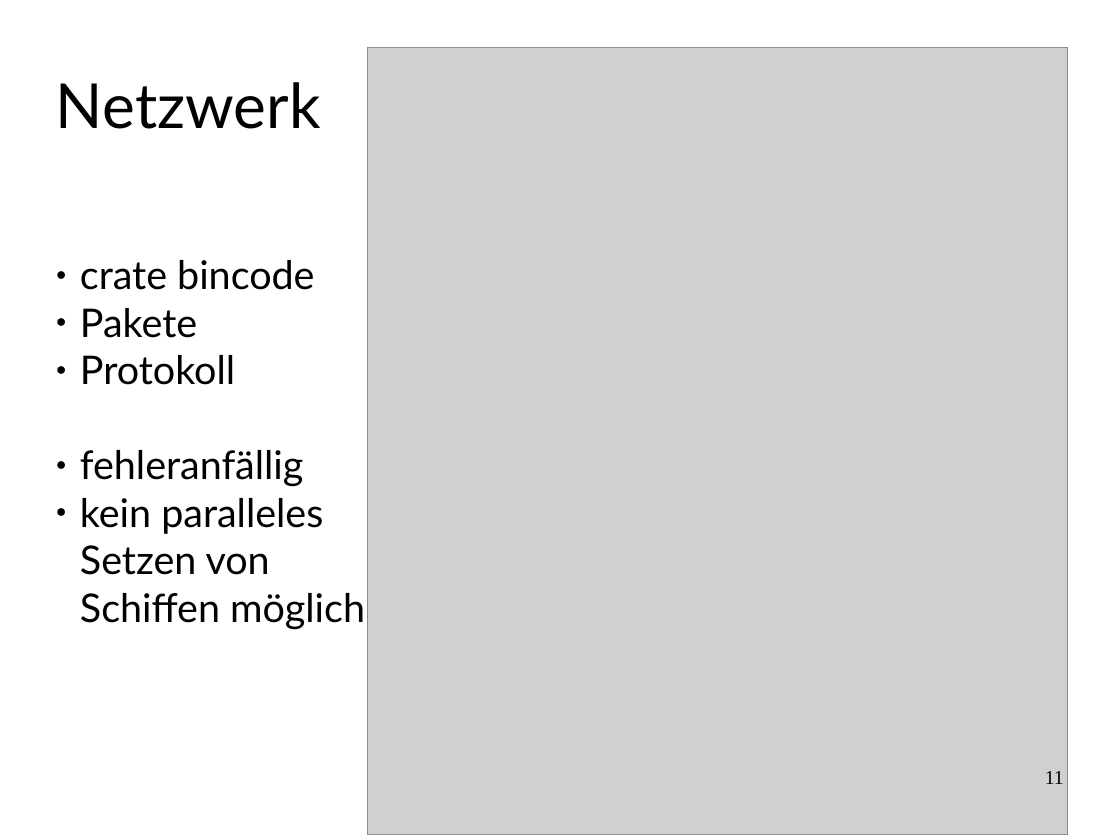
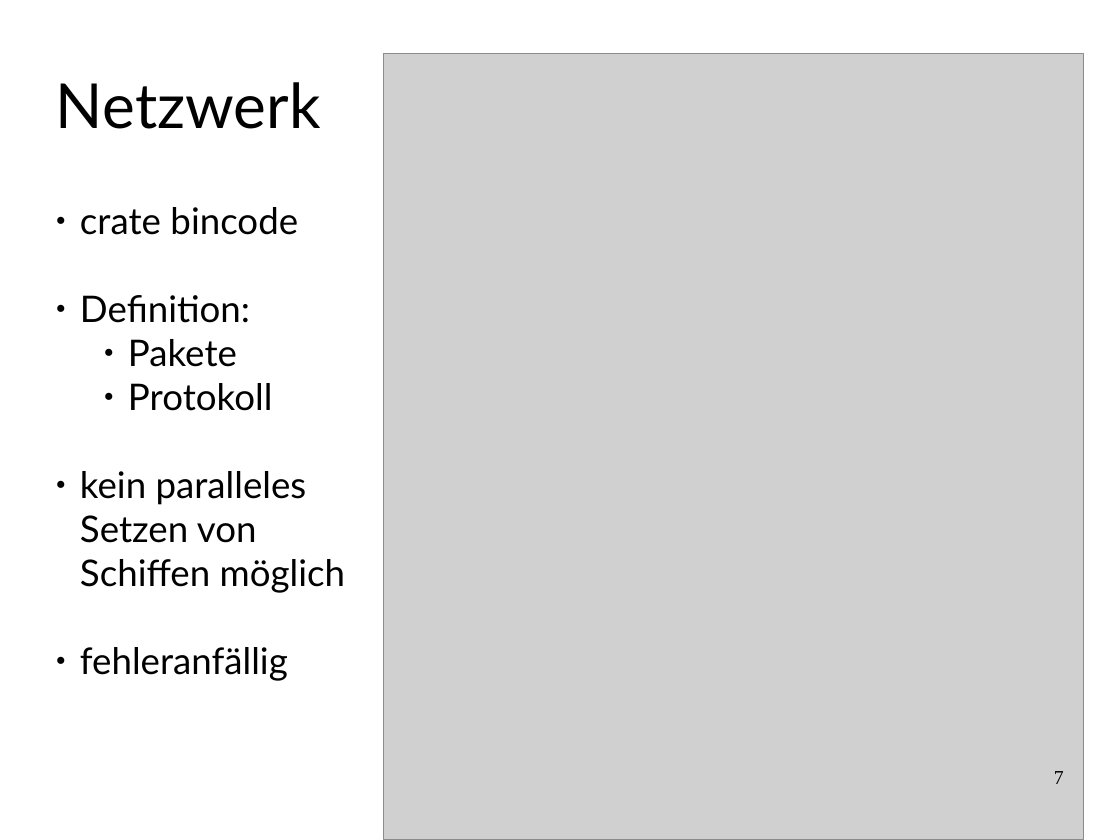
Before and after one commit to FamkeLamberti/battleship-presentation, a slide deck: slide 7 of Abschlusspraesentation_SchiffeVersenken.odp (slide 11 before the commit). Drawn at 1120x840 pixels with LibreOffice and Linux fonts; fonts in the diff are those of the drawing; grey boxes stand for pictures. Boxes give left, top, right and bottom in pixels: in the first picture for what was removed or moved away, otherwise in the second. Text is boxed around its words. In the diff, an @@ line names an element or a change of style, - is before the commit and + after.

```diff
--- a/Abschlusspraesentation_SchiffeVersenken.odp
+++ b/Abschlusspraesentation_SchiffeVersenken.odp
@@ picture: place and size @@
-picture at (368,48,1068,834)
+picture at (384,54,1084,840)
@@ subtitle "crate bincode": place and size @@
-subtitle "crate bincode" at (80,260,365,629)
+subtitle "crate bincode" at (80,207,345,681)
@@ subtitle at (80,207,345,593): size 28 to 26 pt in "crate bincode", "Pakete", "Protokoll", "kein paralleles" and 2 more places; list level 1 to 3 in "Pakete"; list level 1 to 3 in "Protokoll" @@
@@ subtitle at (80,295,250,323): paragraph added @@
+● Definition:
@@ subtitle at (80,450,303,487): paragraph removed @@
-● fehleranfällig
@@ subtitle at (80,647,288,681): paragraph added @@
+● fehleranfällig
@@ page number at (1054,771,1064,784): text changed @@
-11
+7
```
Also in this commit, not shown: 5 other slides changed, 1 slide added, 5 slides removed.
